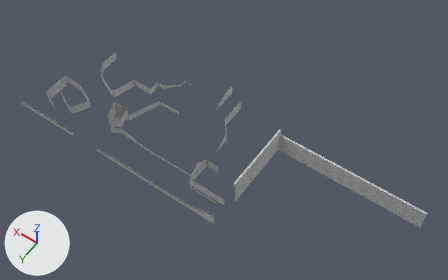
Two versions of the FBX model Steel Heel Jam/Assets/Art/Meshes/Powerhouse/SM_ConcreteWall_01.fbx, one commit apart.
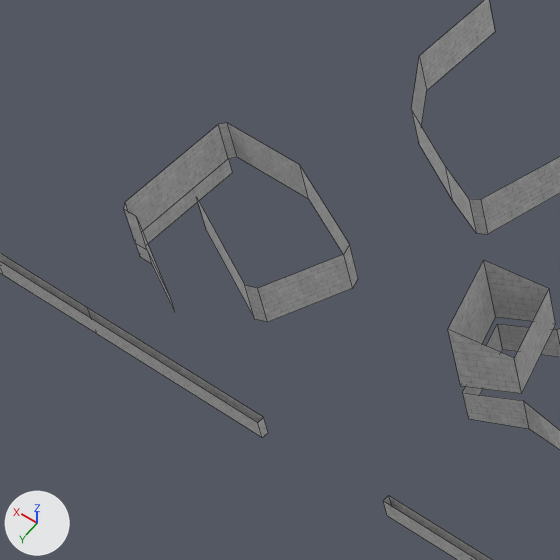
There are two pictures of each version: one whole from a camera (50 mm lens) standing at (-98.4, 89.5, 161.8) and looking at (-27.2, -10.2, 5.2), one close up on the part from 5% to 29% of the width and 19% to 57% of the height. The lights are fixed; the arrows at lower left show +X, +Y and +Z. The close-ups show mesh edges as thin lines. Vertices at the same position are counted once.

Names of what the first close-up shows: 'SM_ConcreteWall_01'.
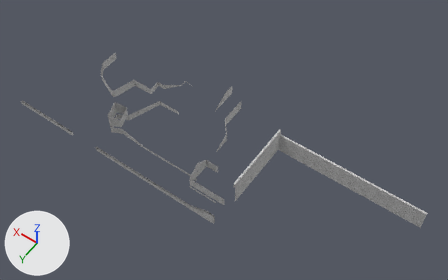
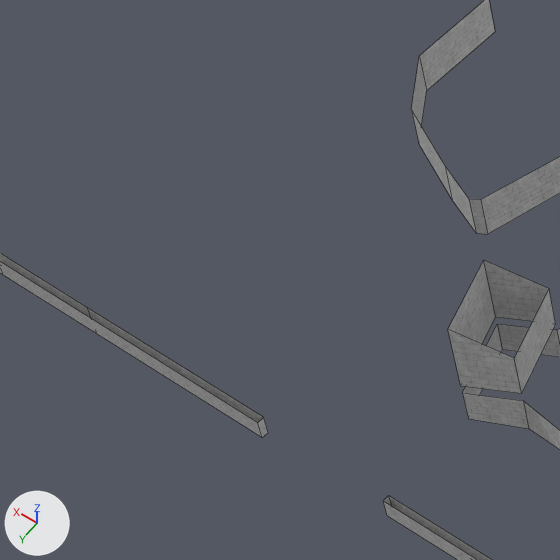
Location of each change, [x1, y1, x2, y2] in pixels of the close-ups (560 x 560 px):
part 1 of me_plane_006, deleted
    before: [124, 123, 358, 322]

Edits to the bpy script that builds the scene:
```text
Change me_plane_006:
    where me_plane_006.from_pydata(...)  # 148 vertices, 67 faces; spans x -91.6..41.0, y -30.0..14.5, z -0.9..10.0
    used by ob_sm_concretewall_01; location = (0.0, 0.0, 0.0)
    me_plane_006 part 1: the loose piece of 28 vertices spanning x 20.8..35.5, y -2.0..9.6, z -0.9..3.8 is deleted
```
